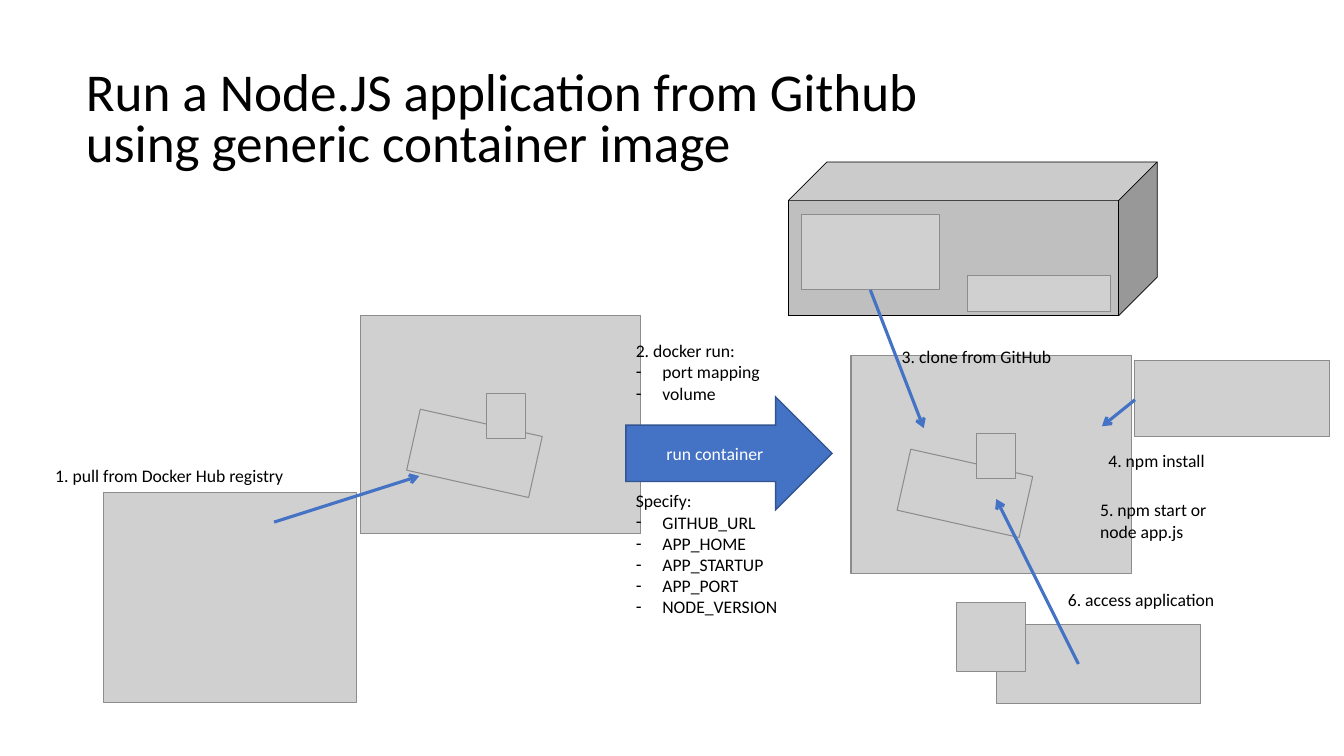
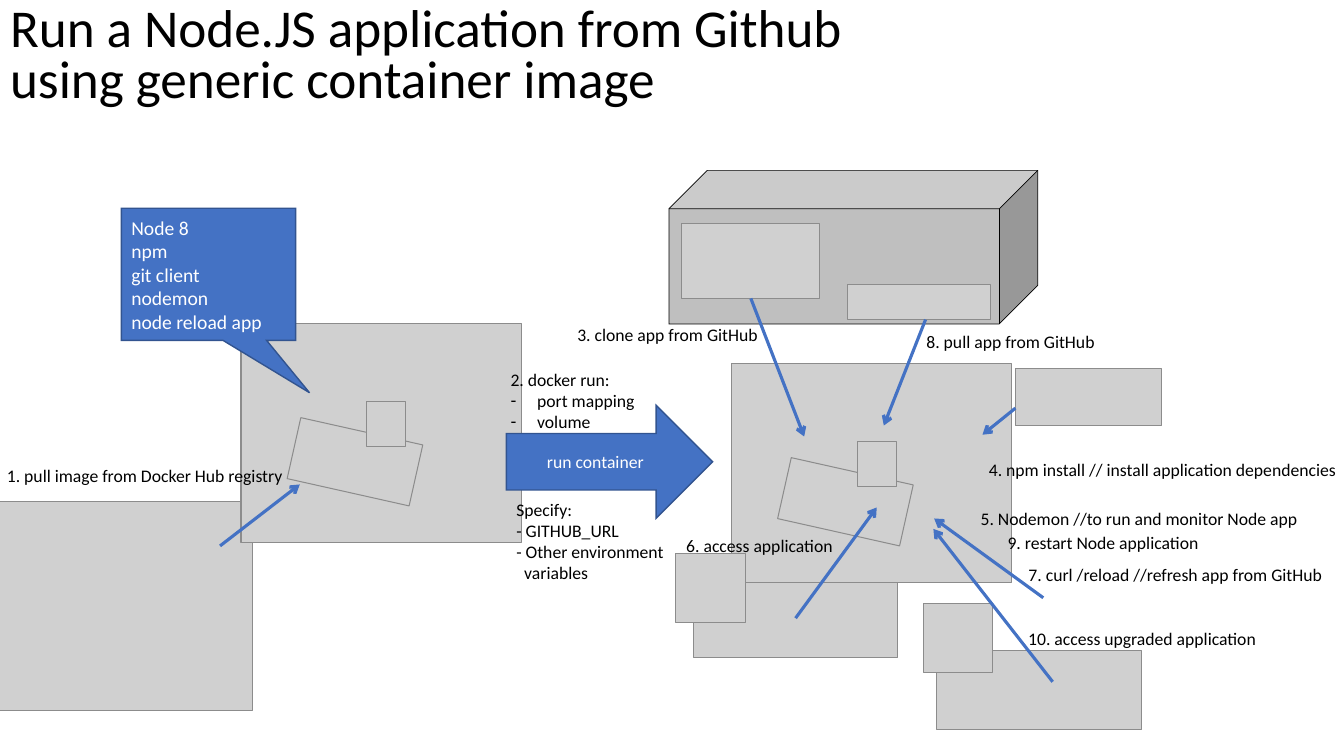
Before and after one commit to lucasjellema/docker-node-run-live-reload, a slide deck: slide 1 of generic-docker-node-reload.pptx. Drawn at 1344x756 pixels with LibreOffice and Linux fonts; fonts in the diff are those of the drawing; grey boxes stand for pictures; background and template pictures are left out. Boxes give left, top, right and bottom in pixels: in the first picture for what was removed or moved away, otherwise in the second. Text is boxed around its words. In the diff, an @@ line names an element or a change of style, - is before the commit and + after.

Commit message:
Adding slides to visualize the live reload

```diff
--- a/generic-docker-node-reload.pptx
+++ b/generic-docker-node-reload.pptx
@@ title "Run a Node.JS application from ..." moved from (x1=86, y1=74, x2=917, y2=171) to (x1=10, y1=10, x2=841, y2=107) @@
@@ speech box added at (x1=121, y1=209, x2=295, y2=341), fill #4472C4, outline #325491 1 pt, 14 pt, text #FFFFFF @@
+Node 8
+npm
+git client
+nodemon
+node reload app
@@ text at (x1=577, y1=328, x2=758, y2=344): text changed @@
-3. clone from GitHub
+3. clone app from GitHub
@@ arrow added from (926, 320) to (884, 425), #4472C4 2.25 pt @@
@@ text added at (x1=926, y1=335, x2=1095, y2=351), 12.7 pt, text #000000 @@
+8. pull app from GitHub
@@ text "2. docker run:" rewrapped from (x1=636, y1=343, x2=760, y2=400) to (x1=511, y1=371, x2=635, y2=434) @@
@@ picture resized from (x1=1135, y1=360, x2=1330, y2=436) to (x1=1015, y1=369, x2=1162, y2=425) @@
@@ 8 pictures, 2 arrows, 1 right arrow, 1 cube moved together from (x1=361, y1=162, x2=1157, y2=574) to (x1=241, y1=170, x2=1038, y2=582) @@
@@ text at (x1=7, y1=468, x2=282, y2=488): text changed @@
-1. pull from Docker Hub registry
+1. pull image from Docker Hub registry
@@ text at (x1=989, y1=461, x2=1336, y2=481): text changed @@
-4. npm install
+4. npm install // install application dependencies
@@ picture moved from (x1=104, y1=493, x2=357, y2=703) to (x1=0, y1=502, x2=253, y2=712) @@
@@ arrow moved from (274, 522) - (419, 476) to (220, 546) - (299, 485) @@
@@ text "Specify:" moved from (x1=636, y1=493, x2=777, y2=616) to (x1=516, y1=501, x2=663, y2=579) @@
@@ arrow moved from (1079, 664) - (996, 499) to (796, 618) - (877, 507) @@
@@ text at (x1=524, y1=525, x2=663, y2=579): text changed @@
-– GITHUB_URL
-– APP_HOME
-– APP_STARTUP
-– APP_PORT
-– NODE_VERSION
+- GITHUB_URL
+- Other environment
+variables
@@ text "6. access application" rewrapped from (x1=1068, y1=593, x2=1214, y2=609) to (x1=686, y1=537, x2=833, y2=557) @@
@@ arrow added from (1053, 682) to (934, 529), #4472C4 2.25 pt @@
@@ arrow added from (1044, 598) to (935, 518), #4472C4 2.25 pt @@
@@ text at (x1=981, y1=510, x2=1297, y2=530): text changed @@
-5. npm start or
-node app.js
+5. Nodemon //to run and monitor Node app
@@ text added at (x1=1008, y1=534, x2=1198, y2=554), 12.7 pt, text #000000 @@
+9. restart Node application
@@ picture moved from (x1=957, y1=602, x2=1026, y2=671) to (x1=677, y1=554, x2=746, y2=623) @@
@@ text added at (x1=1028, y1=568, x2=1322, y2=587), 12.7 pt, text #000000 @@
+7. curl /reload //refresh app from GitHub
@@ picture moved from (x1=996, y1=625, x2=1201, y2=704) to (x1=694, y1=579, x2=898, y2=657) @@
@@ picture added at (x1=924, y1=603, x2=993, y2=673) @@
@@ picture added at (x1=938, y1=650, x2=1142, y2=729) @@
@@ text added at (x1=1028, y1=632, x2=1256, y2=651), 12.7 pt, text #000000 @@
+10. access upgraded application
```
Also in this commit, not shown: 1 slide added, 1 other file.
